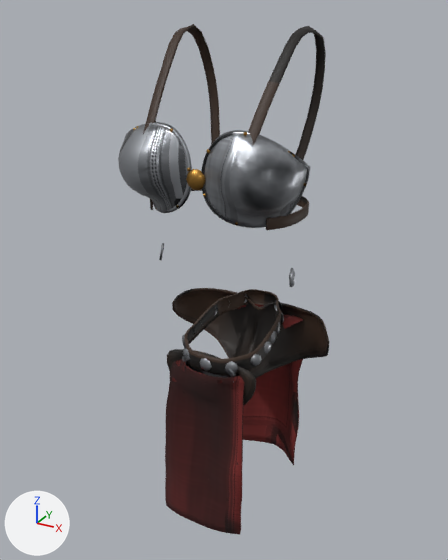
The glTF model packages/wanderworld/assets/models/outfit-bikini_armour.glb: old version first, new version second.
The view is the same before and after, from a camera (50 mm lens) standing at (0.46, -0.88, 1.444) and looking at (-0.022, -0.005, 1.007). Every picture has the same lights, and +X, +Y and +Z are marked at lower left. The older version comes first. Vertices at exactly the same position are counted once.

Objects in the first picture: 'female'.
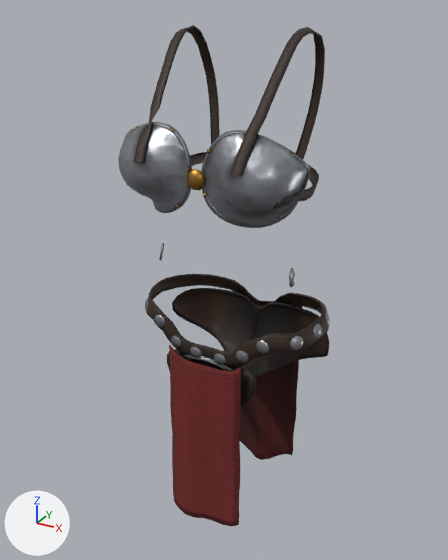
The change, as a diff of the scene's bpy script:
```diff
--- a/packages/wanderworld/assets/models/outfit-bikini_armour.glb.py
+++ b/packages/wanderworld/assets/models/outfit-bikini_armour.glb.py
@@ me_female @@
-me_female.from_pydata(...)  # 3931 vertices, 6966 faces; spans x -0.163..0.164, y -0.156..0.144, z 0.55..1.42
+me_female.from_pydata(...)  # 4089 vertices, 7212 faces; spans x -0.169..0.168, y -0.159..0.129, z 0.535..1.419
+# me_female part 1: the loose piece of 17 vertices spanning x -0.054..-0.032, y -0.104..-0.093, z 0.886..0.91 is multiplied about its middle by the matrix ((0.899, 0.41, 0.156), (-0.431, 0.891, 0.142), (-0.081, -0.195, 0.977)), then moved by (-0.102, 0.031, 0.059)
+# me_female part 2: the loose piece of 17 vertices spanning x -0.012..0.012, y -0.113..-0.109, z 0.884..0.908 is moved by (-0.096, 0.01, 0.054)
+# me_female part 3: the loose piece of 17 vertices spanning x 0.032..0.054, y -0.104..-0.093, z 0.886..0.91 is turned -30.5 degrees about the z axis through its middle, then moved by (-0.106, -0.002, 0.022)
+# me_female part 4: the loose piece of 17 vertices spanning x 0.061..0.078, y -0.071..-0.054, z 0.889..0.913 is multiplied about its middle by the matrix ((0.713, 0.702, 0.001), (-0.695, 0.706, -0.136), (-0.096, 0.096, 0.991)), then moved by (-0.091, -0.041, 0.01)
+# me_female part 5: the loose piece of 17 vertices spanning x 0.068..0.078, y -0.034..-0.012, z 0.894..0.918 is multiplied about its middle by the matrix ((0.417, 0.909, 0.005), (-0.9, 0.414, -0.135), (-0.125, 0.052, 0.991)), then moved by (-0.048, -0.082, 0.006)
+# me_female part 6: the loose piece of 17 vertices spanning x 0.071..0.075, y -0.005..0.019, z 0.899..0.923 is turned -78.2 degrees about the z axis through its middle, then moved by (-0.008, -0.109, 0.014)
+# me_female part 7: the loose piece of 17 vertices spanning x 0.063..0.074, y 0.023..0.046, z 0.905..0.929 is turned -111 degrees about the z axis through its middle, then moved by (0.03, -0.134, 0.035)
+# me_female part 8: the loose piece of 17 vertices spanning x 0.051..0.068, y 0.056..0.074, z 0.91..0.934 is multiplied about its middle by the matrix ((0.058, 0.99, -0.13), (-0.991, 0.073, 0.114), (0.122, 0.122, 0.985)), then moved by (0.085, -0.132, 0.035)
+# me_female part 9: the loose piece of 17 vertices spanning x 0.027..0.049, y 0.096..0.106, z 0.913..0.937 is multiplied about its middle by the matrix ((0.183, 0.943, -0.276), (-0.977, 0.206, 0.054), (0.108, 0.26, 0.96)), then moved by (0.125, -0.123, 0.037)
+# me_female part 10: the loose piece of 324 vertices spanning x -0.091..0.076, y -0.124..-0.078, z 0.55..0.884 is rebuilt with 324 vertices and now spans x -0.074..0.068, y -0.118..-0.104, z 0.554..0.913
+# me_female part 11: the loose piece of 132 vertices spanning x 0.064..0.113, y -0.152..0.091, z 1.192..1.42 is rebuilt with 144 vertices and now spans x 0.064..0.113, y -0.159..0.09, z 1.192..1.419
+# me_female part 12: the loose piece of 132 vertices spanning x -0.113..-0.064, y -0.152..0.091, z 1.192..1.42 is rebuilt with 144 vertices and now spans x -0.113..-0.064, y -0.159..0.09, z 1.192..1.419
+# me_female part 13: a new loose piece of 354 vertices spanning x -0.169..0.168, y -0.106..0.121, z 0.896..0.976, in mat_bikini_armour_female_leather
+# me_female part 14: a new loose piece of 342 vertices spanning x -0.065..0.082, y 0.113..0.129, z 0.535..0.933, in mat_bikini_armour_female_cloth
+# me_female part 15: a new loose piece of 240 vertices spanning x -0.144..0.144, y -0.13..0.068, z 1.177..1.213, in mat_bikini_armour_female_leather
+# me_female part 16: the loose piece of 240 vertices spanning x -0.129..0.129, y -0.1..0.056, z 1.148..1.166 is deleted
+# me_female part 17: 71 vertices moved from x -0.16..0.161, y -0.095..0.107, z 0.79..0.933 to x -0.163..0.163, y -0.096..0.107, z 0.79..0.934; 630 vertices removed from x -0.095..0.097, y -0.109..0.144, z 0.579..0.941
+# me_female part 18: 233 vertices moved from x -0.15..0.147, y -0.153..-0.066, z 1.151..1.288 to x -0.149..0.148, y -0.153..-0.066, z 1.151..1.289; 60 vertices removed from x -0.15..0.143, y -0.131..-0.066, z 1.156..1.285; 60 vertices added at x -0.15..0.144, y -0.13..-0.066, z 1.156..1.286
+# me_female part 19: 3278 kept faces spanning x -0.163..0.164, y -0.156..0.112, z 0.79..1.291 get new texture (UV) coordinates
+# other edits to the shape of me_female do not show in these pictures
 me_female.materials.append(mat_bikini_armour_female_plate)
```

What differs and where, as boxes (x1, y1, x2, y2) in the pictures (448 x 560 px; the box of a moved part takes in the faces that stretch with it):
'female', reshaped
    before: (118, 24, 330, 534)
    after: (118, 25, 330, 527)
part 1 of me_female, moved or reshaped
    before: (183, 348, 190, 359)
    after: (145, 298, 148, 311)
part 2 of me_female, moved or reshaped
    before: (199, 358, 212, 371)
    after: (154, 315, 165, 327)
part 3 of me_female, moved or reshaped
    before: (225, 361, 238, 373)
    after: (171, 335, 181, 347)
part 4 of me_female, moved or reshaped
    before: (250, 354, 262, 366)
    after: (190, 347, 202, 358)
part 5 of me_female, moved or reshaped
    before: (264, 342, 272, 353)
    after: (213, 354, 226, 365)
part 6 of me_female, moved or reshaped
    before: (271, 331, 277, 343)
    after: (235, 351, 249, 363)
part 7 of me_female, moved or reshaped
    before: (278, 322, 280, 333)
    after: (256, 340, 269, 354)
part 8 of me_female, moved or reshaped
    before: (278, 312, 284, 323)
    after: (290, 336, 304, 350)
part 9 of me_female, moved or reshaped
    before: (274, 300, 282, 310)
    after: (314, 324, 322, 338)
part 10 of me_female, rebuilt (9% narrower)
    before: (165, 359, 244, 534)
    after: (169, 345, 241, 527)
part 11 of me_female, rebuilt
    before: (248, 26, 326, 160)
    after: (230, 27, 325, 177)
part 12 of me_female, rebuilt
    before: (143, 24, 220, 144)
    after: (134, 25, 220, 163)
part 13 of me_female, added
    after: (146, 274, 329, 368)
part 14 of me_female, added (brown)
    after: (235, 290, 303, 460)
part 15 of me_female, added
    after: (126, 152, 319, 209)
part 16 of me_female, deleted
    before: (150, 188, 309, 230)
part 17 of me_female, reshaped
    before: (172, 288, 329, 465)
    after: (172, 288, 329, 400)
part 18 of me_female, moved or reshaped
    before: (120, 129, 301, 215)
    after: (120, 128, 301, 220)
part 19 of me_female, surface changed
    both: (120, 122, 327, 399)
